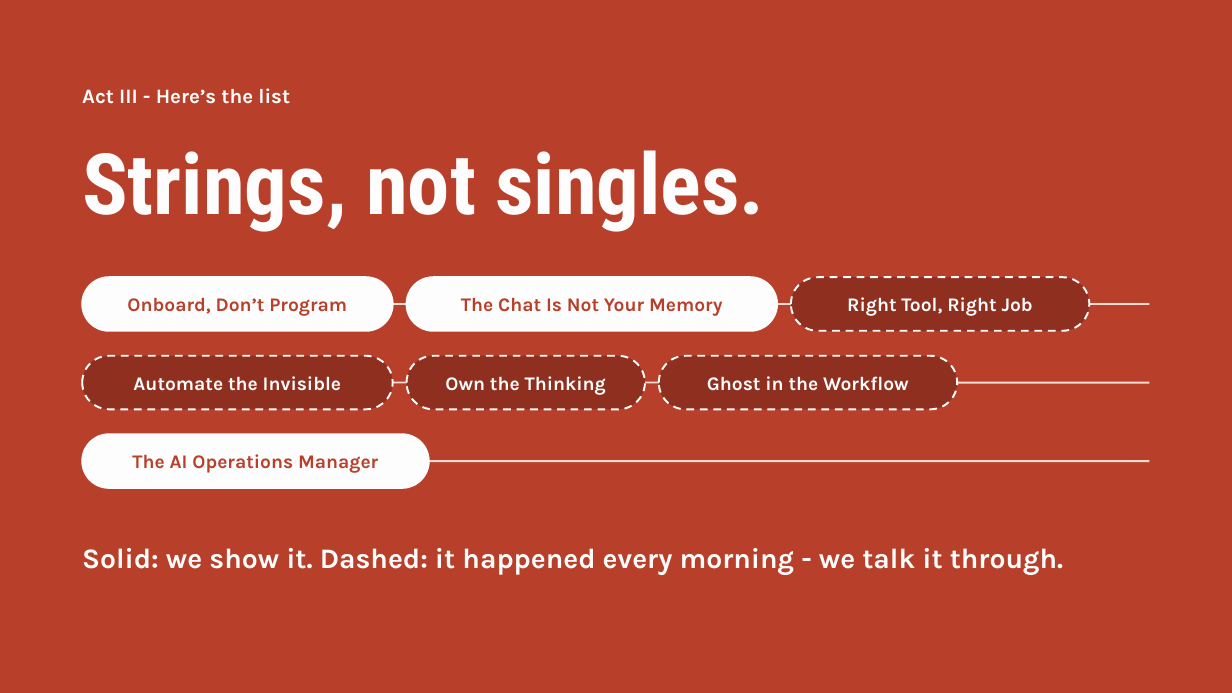
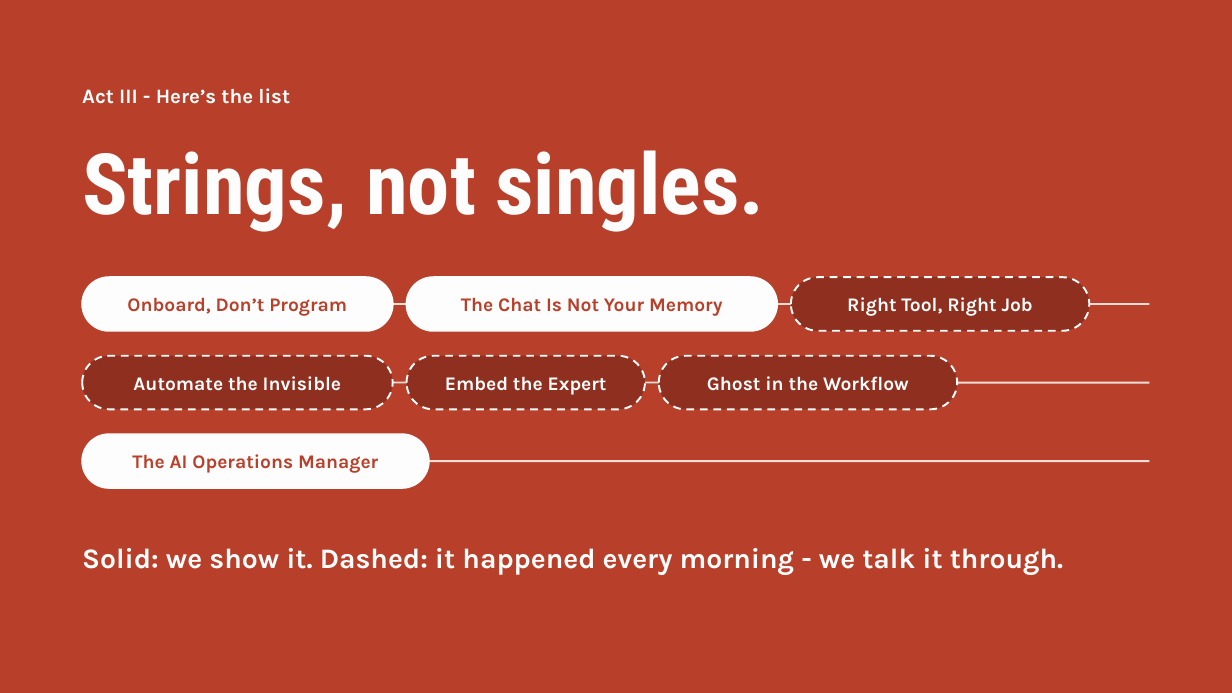
Before and after one commit to level5consulting/ai-success-patterns, a slide deck: slide 4 of sessions/session-04/session-04-one-routine-seven-patterns.pptx. Drawn at 1232x693 pixels with LibreOffice and Linux fonts; fonts in the diff are those of the drawing. Boxes give left, top, right and bottom in pixels: in the first picture for what was removed or moved away, otherwise in the second. Text is boxed around its words. In the diff, an @@ line names an element or a change of style, - is before the commit and + after.

```diff
--- a/sessions/session-04/session-04-one-routine-seven-patterns.pptx
+++ b/sessions/session-04/session-04-one-routine-seven-patterns.pptx
@@ text in rounded rectangle at <box>445,376,607,395</box>: text changed @@
-Own the Thinking
+Embed the Expert
```
Also in this commit, not shown: 1 other slide changed.
